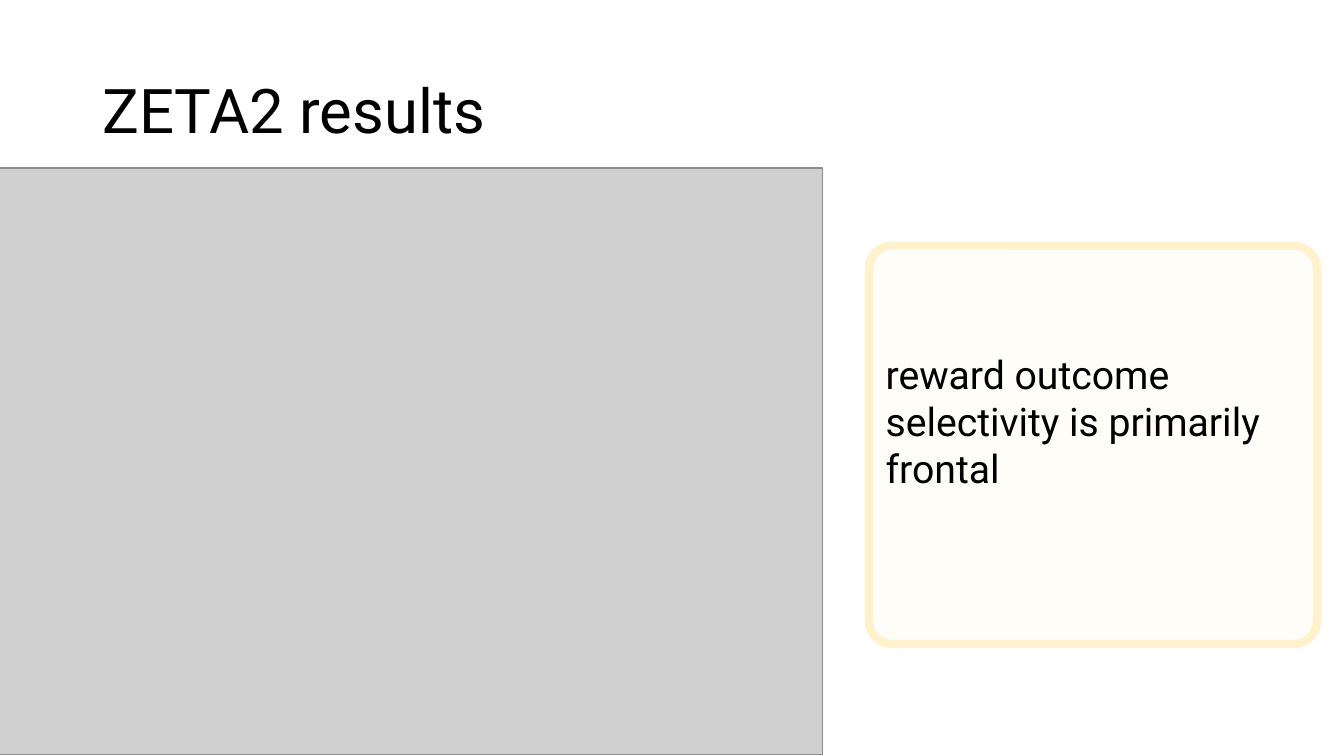
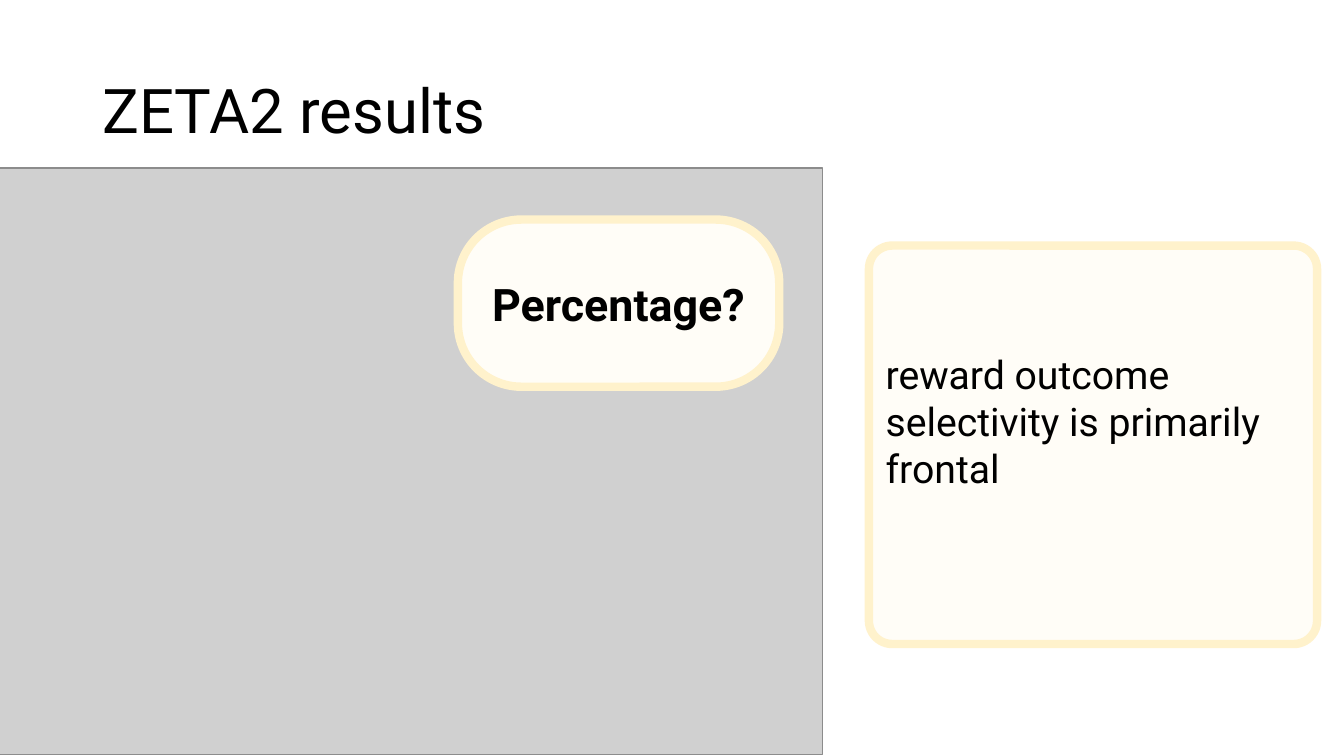
Before and after one commit to trNk27/Human_Data_Exploration, a slide deck: slide 23 of presentation/Prototype.pptx (slide 22 before the commit). Drawn at 1344x756 pixels with LibreOffice and Linux fonts; fonts in the diff are those of the drawing; grey boxes stand for pictures; background and template pictures are left out. Boxes give left, top, right and bottom in pixels: in the first picture for what was removed or moved away, otherwise in the second. Text is boxed around its words. In the diff, an @@ line names an element or a change of style, - is before the commit and + after.

```diff
--- a/presentation/Prototype.pptx
+++ b/presentation/Prototype.pptx
@@ rounded rectangle added at (458, 220, 779, 387), fill #FFFDF7, outline #FFF2CC 6 pt, 32 pt, text #000000, bold @@
+Percentage?
```
Also in this commit, not shown: 9 other slides changed, 5 slides added, 4 slides removed, 17 other files.
